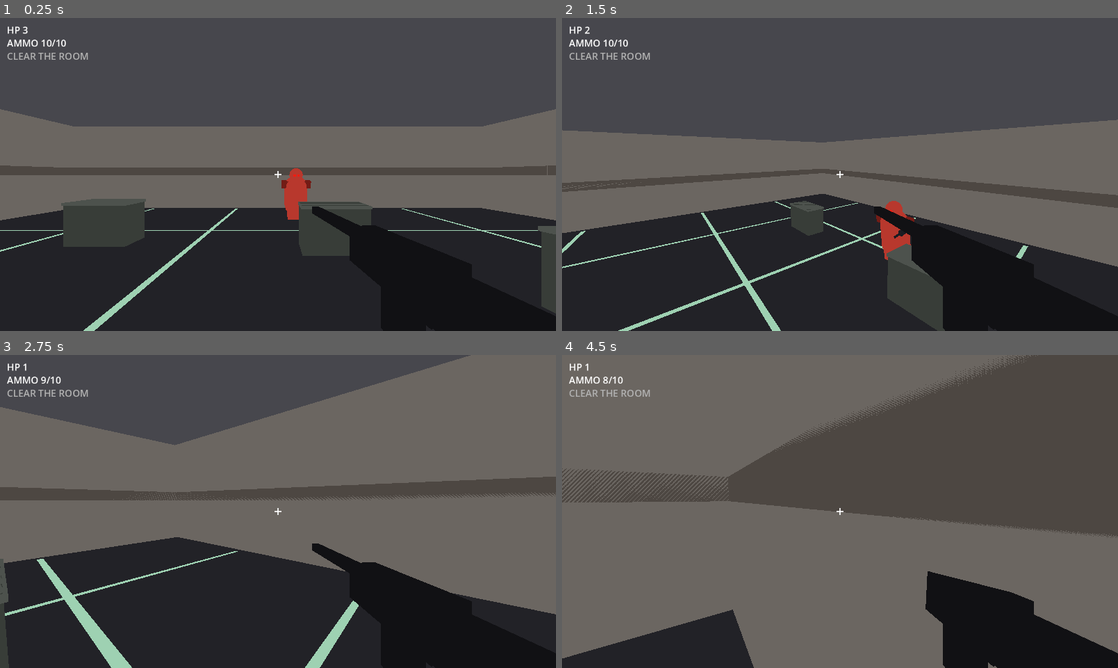
Above: before the commit, frames 1-4 (two rows, left to right).
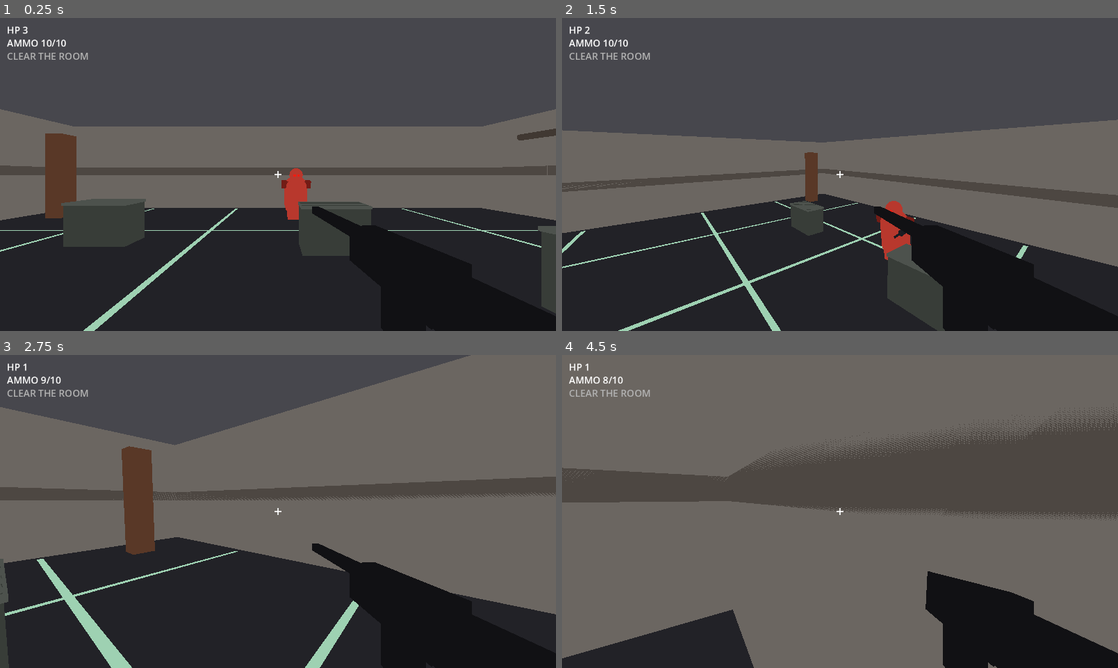
Above: after the commit, the same moments.

Repository: zachmofo/fps-studio
Game: Godot game, scene res://scenes/main.tscn
Same seed, same stepped clock (60 frames per second), same inputs: the game is played once before the commit and once after it.
Inputs (mouse positions are in pixels of both pictures, inside the frame that each line leads up to):
- Up to frame 1 (0.25 s): no input
- Up to frame 2 (1.5 s): move the mouse to (962, 158) at 0.52 s; press the mouse at (962, 158) at 0.53 s; hold D (move_right) 0.53-1.28 s; tap Space (jump) at 0.77 s; move the mouse to (812, 174) at 1.27 s; release the mouse at (812, 174) at 1.28 s; hold W (move_forward) from 1.28 s (still down); tap Shift (sprint) at 1.35 s
- Up to frame 3 (2.75 s): keep holding W (move_forward); tap Space (jump) at 1.52 s; move the mouse to (289, 505) at 2.02 s; press the mouse at (289, 505) at 2.03 s
- Up to frame 4 (4.5 s): keep holding W (move_forward); move the mouse to (834, 517) at 2.77 s; release the mouse at (834, 517) at 2.78 s; tap Shift (sprint) at 2.85, 4.35 s; tap Space (jump) at 3.02, 3.77 s; move the mouse to (878, 514) at 3.52 s; press the mouse at (878, 514) at 3.53 s; move the mouse to (795, 508) at 4.27 s; release the mouse at (795, 508) at 4.28 s

The runs differ from the first frame. In frame 1, 1.5% of the frame differs, in the area x 8-100%, y 35-64%; in frame 2, 0.4%; in frame 3, 1.8%; in frame 4, 13%, in the area x 0-100%, y 0-97%.

Commit message:
I-14 industrial dress: grate, pillar, pipes (Pike confirm)

Diff:
--- a/scenes/main.tscn
+++ b/scenes/main.tscn
@@ -102,6 +102,35 @@
 material = SubResource("Mat_strip")
 size = Vector3(0.12, 0.02, 19.6)
 
+[sub_resource type="StandardMaterial3D" id="Mat_grate"]
+shading_mode = 0
+albedo_color = Color(0.18, 0.18, 0.20, 1)
+
+[sub_resource type="BoxMesh" id="BoxMesh_grate"]
+material = SubResource("Mat_grate")
+size = Vector3(2.0, 0.02, 2.0)
+
+[sub_resource type="StandardMaterial3D" id="Mat_pillar"]
+shading_mode = 0
+albedo_color = Color(0.35, 0.22, 0.16, 1)
+
+[sub_resource type="BoxMesh" id="BoxMesh_pillar"]
+material = SubResource("Mat_pillar")
+size = Vector3(0.6, 3.2, 0.6)
+
+[sub_resource type="BoxShape3D" id="BoxShape3D_pillar"]
+size = Vector3(0.6, 3.2, 0.6)
+
+[sub_resource type="StandardMaterial3D" id="Mat_pipe"]
+shading_mode = 0
+albedo_color = Color(0.25, 0.22, 0.20, 1)
+
+[sub_resource type="CylinderMesh" id="CylinderMesh_pipe"]
+material = SubResource("Mat_pipe")
+top_radius = 0.12
+bottom_radius = 0.12
+height = 8.0
+
 [node name="Main" type="Node3D"]
 script = ExtResource("1_main")
 
@@ -117,6 +146,11 @@
 [node name="CollisionShape3D" type="CollisionShape3D" parent="Floor"]
 shape = SubResource("BoxShape3D_floor")
 
+[node name="FloorGrate" type="MeshInstance3D" parent="."]
+transform = Transform3D(1, 0, 0, 0, 1, 0, 0, 0, 1, 0, 0.011, 0)
+cast_shadow = 0
+mesh = SubResource("BoxMesh_grate")
+
 [node name="StripX1" type="MeshInstance3D" parent="."]
 transform = Transform3D(1, 0, 0, 0, 1, 0, 0, 0, 1, 0, -0.009, -6.0)
 cast_shadow = 0
@@ -221,6 +255,30 @@
 
 [node name="CollisionShape3D" type="CollisionShape3D" parent="Ceiling"]
 shape = SubResource("BoxShape3D_ceiling")
+
+[node name="PillarFarLeft" type="StaticBody3D" parent="."]
+transform = Transform3D(1, 0, 0, 0, 1, 0, 0, 0, 1, -8.5, 1.6, -8.0)
+
+[node name="MeshInstance3D" type="MeshInstance3D" parent="PillarFarLeft"]
+mesh = SubResource("BoxMesh_pillar")
+
+[node name="CollisionShape3D" type="CollisionShape3D" parent="PillarFarLeft"]
+shape = SubResource("BoxShape3D_pillar")
+
+[node name="PipeHigh1" type="MeshInstance3D" parent="."]
+transform = Transform3D(1, 0, 0, 0, 0, -1, 0, 1, 0, 9.5, 3.1, -4.0)
+cast_shadow = 0
+mesh = SubResource("CylinderMesh_pipe")
+
+[node name="PipeHigh2" type="MeshInstance3D" parent="."]
+transform = Transform3D(1, 0, 0, 0, 0, -1, 0, 1, 0, 9.5, 2.7, 0.0)
+cast_shadow = 0
+mesh = SubResource("CylinderMesh_pipe")
+
+[node name="PipeHigh3" type="MeshInstance3D" parent="."]
+transform = Transform3D(1, 0, 0, 0, 0, -1, 0, 1, 0, 9.5, 3.1, 4.0)
+cast_shadow = 0
+mesh = SubResource("CylinderMesh_pipe")
 
 [node name="SpawnMarker" type="MeshInstance3D" parent="."]
 transform = Transform3D(1, 0, 0, 0, 1, 0, 0, 0, 1, 0, 0.04, 0)
Not shown: 1 places in scenes/main.tscn that only renumber resources
